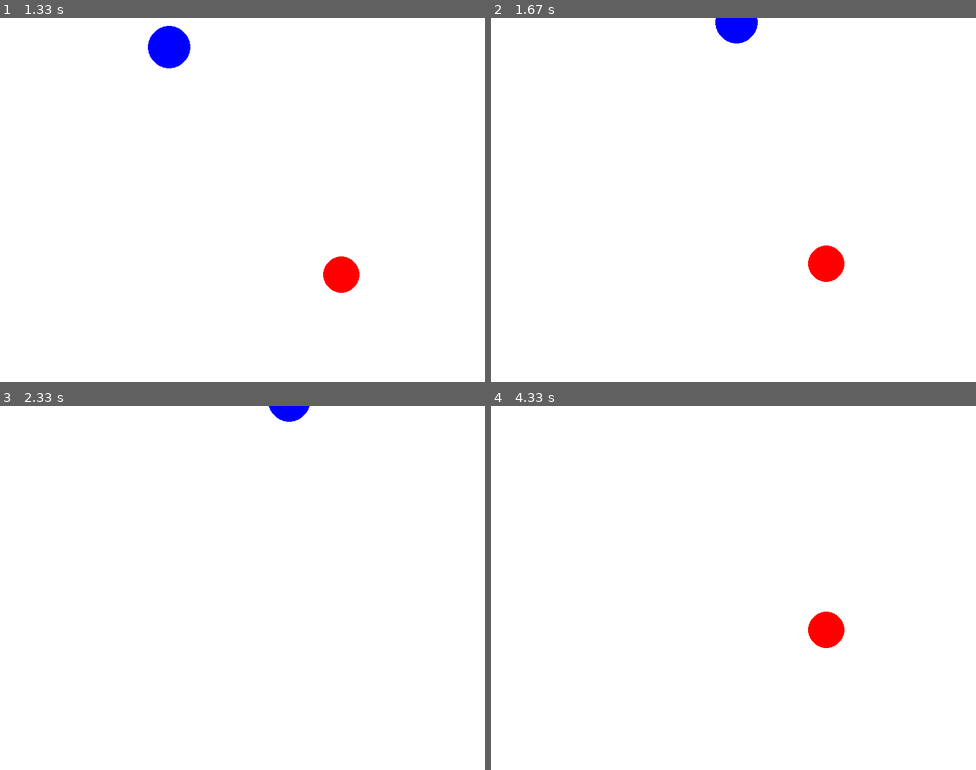
Above: before the commit, frames 1-4 (two rows, left to right).
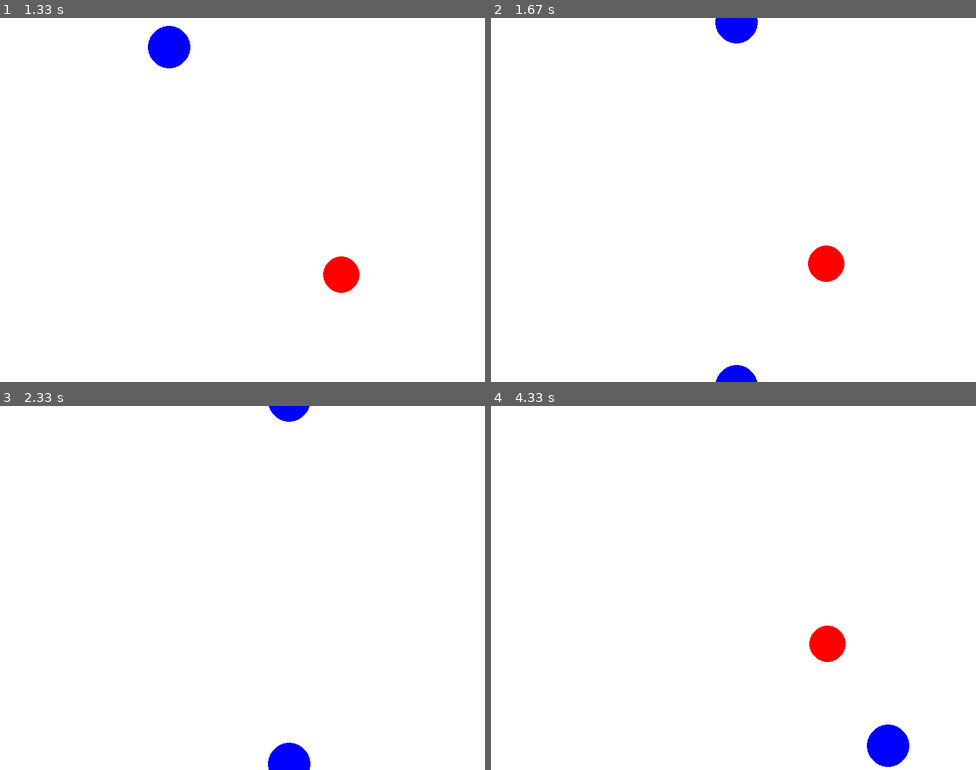
Above: after the commit, the same moments.

Repository: MAGMA10MAN/Gametest
Game: pygame game, started from My Pygame/Flappy.py
Same seed, same stepped clock (60 frames per second), same inputs: the game is played once before the commit and once after it.
Inputs:
- Up to frame 1 (1.33 s): hold Right 0.33-0.8 s; hold Up 0.83-1.13 s; hold Right from 1.17 s (still down)
- Up to frame 2 (1.67 s): release Right at 1.63 s
- Up to frame 3 (2.33 s): hold Left 1.67-2.2 s; tap K at 1.82 s
- Up to frame 4 (4.33 s): no input

Frame 1 is identical in both runs. In frame 2, 0.3% of the frame differs, in the area x 46-55%, y 95-100%; in frame 3, 0.5%; in frame 4, 1.4%, in the area x 65-87%, y 56-100%.

Commit message:
Lil QoL + movement desc
Movement has been made a lil bit more customizable in the previous commit

Diff:
--- a/My Pygame/Flappy.py
+++ b/My Pygame/Flappy.py
@@ -11,7 +11,7 @@
 
 
 
-#print("EPILEPSY WARNING! PROCEED AT YOUR OWN RISK")
+print("EPILEPSY WARNING! PROCEED AT YOUR OWN RISK")
 
 
 
@@ -81,14 +81,14 @@
     player_pos.y += y_vel
     player_pos.x += x_vel
 
-    if player_pos.x >= screen_width+40:
-        player_pos.x = -39
-    if player_pos.y >= screen_height+40:
-        player_pos.y = -39
-    if player_pos.x <= -40:
-        player_pos.x = screen_width +39
-    if player_pos.y <= -40:
-        player_pos.y = screen_height +39
+    if player_pos.x >= screen_width+30:
+        player_pos.x = 30
+    if player_pos.y >= screen_height+30:
+        player_pos.y = 30
+    if player_pos.x <= -30:
+        player_pos.x = screen_width - 30
+    if player_pos.y <= -30:
+        player_pos.y = screen_height - 30
 
 
 
@@ -108,7 +108,19 @@
 
     screen.fill("white")
     pygame.draw.circle(screen, "blue", player_pos, 35, width = 50)
+
+    pygame.draw.circle(screen, "blue", (player_pos.x+screen_width,player_pos.y), 35, width = 50)
+    pygame.draw.circle(screen, "blue", (player_pos.x-screen_width,player_pos.y), 35, width = 50)
+    pygame.draw.circle(screen, "blue", (player_pos.x,player_pos.y+screen_height), 35, width = 50)
+    pygame.draw.circle(screen, "blue", (player_pos.x,player_pos.y-screen_height), 35, width = 50)
+
+    pygame.draw.circle(screen, "blue", (player_pos.x+screen_width,player_pos.y+screen_height), 35, width = 50)
+    pygame.draw.circle(screen, "blue", (player_pos.x-screen_width,player_pos.y-screen_height), 35, width = 50)
+    pygame.draw.circle(screen, "blue", (player_pos.x-screen_width,player_pos.y+screen_height), 35, width = 50)
+    pygame.draw.circle(screen, "blue", (player_pos.x+screen_width,player_pos.y-screen_height), 35, width = 50)
     keys = pygame.key.get_pressed()
+
+
     if keys[pygame.K_k]:
         print("X-dt: " , x_dt)
         print("y_dt: ",y_dt)
